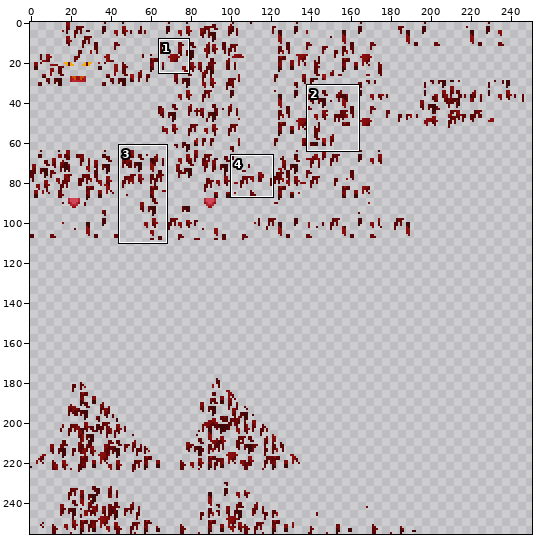
File history of a sprite sheet, src/main/resources/assets/dragonmounts/textures/entities/dragon/nether/glow.png. Above: a wide view before the commit, with the close-up outlined.
Close-up. First the earlier version:
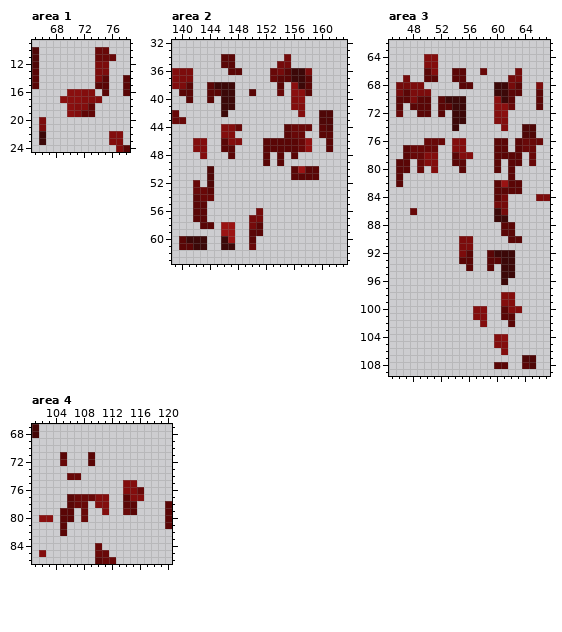
The file is 256x256 pixels. Pixels under 10% opacity are left out. Colours within 5 levels of each other are drawn and written as one. Shown: area 1: x 65..78, y 9..24; area 2: x 139..163, y 32..63; area 3: x 45..67, y 62..109; area 4: x 101..120, y 67..86. The wide view leaves out empty margins. The commit also changed other parts of the picture, which this record leaves out.
After:
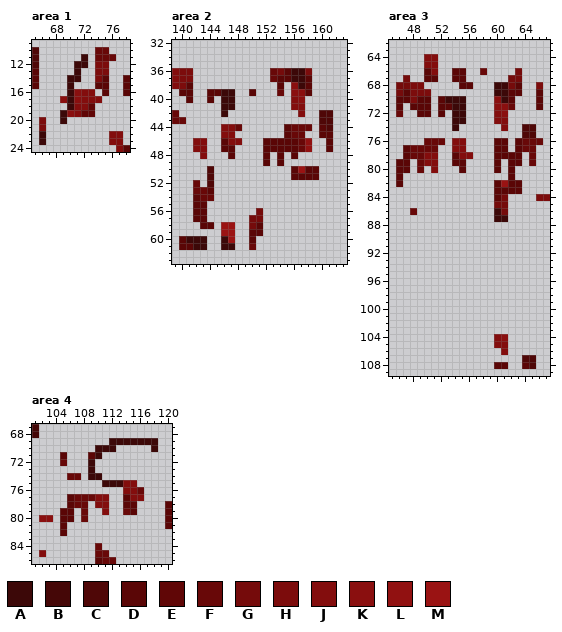
Palette (. is transparent): A #3c0808  B #450707  C #4f0707  D #5a0606  E #600606  F #680808  G #750b0b  H #7c0c0c  J #830d0d  K #8a0f0f  L #911111  M #9a1313
From old to new:
Area 1:
The author put colour A in row 11 at x 72; in row 12 at x 71 to 72; in row 13 at x 71; in row 14 at x 70 to 71; in row 15 at x 70; in rows 19 to 20 at x 69.
Colour K becomes colour A in rows 16 to 18 at x 70.
Area 2:
The author cleared colour A in row 38 at x 145 to 147.
The author cleared colour D in rows 34 to 35 at x 146 to 147; in row 36 at x 147 to 148; in row 38 at x 144.
The author cleared colour G in row 34 at x 155; in row 35 at x 154 to 155.
Area 3:
The author cleared colour A in row 92 at x 60 to 62; in rows 93 to 95 at x 61 to 62; in row 96 at x 61.
The author cleared colour D in rows 88 to 89 at x 61 to 62; in row 90 at x 62 to 63; in row 92 at x 56 and 59; in row 93 at x 55 to 56 and 59 to 60; in row 94 at x 56 and 59; in row 100 at x 61.
The author cleared colour D in row 101 at x 61 to 62; in row 102 at x 62.
The author cleared colour H in rows 90 to 91 at x 55 to 56; in row 92 at x 55.
The author cleared colour J in rows 98 to 99 at x 61 to 62; in row 100 at x 57 to 58 and 62 to 63; in row 101 at x 57 to 58; in row 102 at x 58.
Area 4:
The author put colour A in row 69 at x 112 to 118; in row 70 at x 110 to 112 and 118; in row 71 at x 110; in row 73 at x 109; in row 74 at x 109 to 110; in row 75 at x 111 to 113.
Colour D becomes colour A in row 72 at x 109.
Boxes around the changes in both close-ups, in picture pixels (x1, y1, x2, y2):
changed: (60, 54, 88, 124)
erased: (207, 54, 242, 89)
erased: (277, 54, 291, 68)
erased: (459, 222, 522, 327)
changed: (88, 438, 158, 487)
